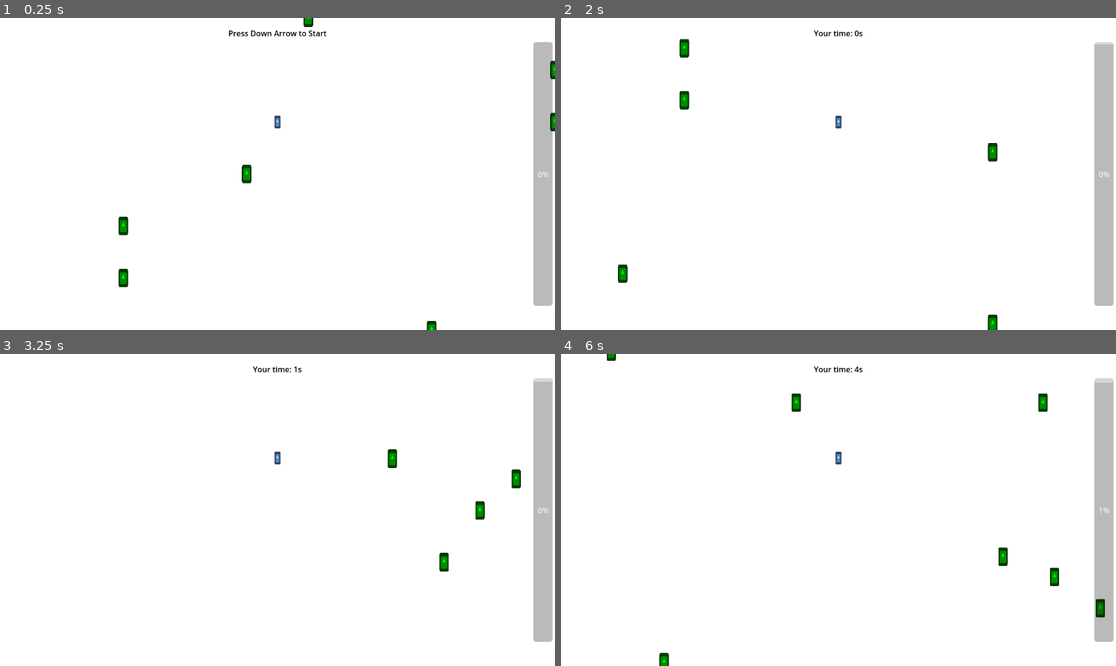
Above: before the commit, frames 1-4 (two rows, left to right).
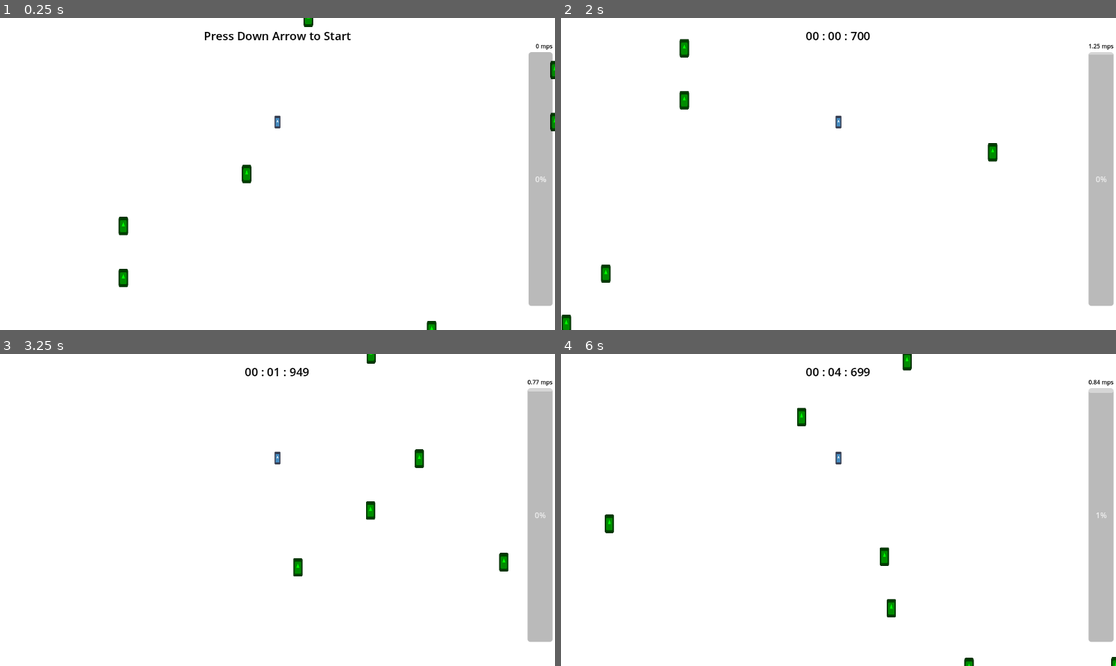
Above: after the commit, the same moments.

Repository: GianiStatie/apuseni-cup
Game: Godot game, scene res://main.tscn
Two runs of this game, one before a commit and one after it. Both use one fixed random seed, a clock stepped at 60 frames per second and the inputs below. The engine's default icon, where the game draws it, is replaced by a stand-in: a white triangle on a blue panel in a dark square.
Inputs:
- Up to frame 1 (0.25 s): no input
- Up to frame 2 (2 s): tap Enter at 0.5 s; hold Right (ui_right) 0.53-1.28 s; tap Space at 1.25 s; hold Down (ui_down) from 1.28 s (still down)
- Up to frame 3 (3.25 s): release Down (ui_down) at 2.03 s; hold Right (ui_right) 2.03-2.78 s; hold Up (ui_up) from 2.78 s (still down)
- Up to frame 4 (6 s): release Up (ui_up) at 3.53 s; hold Left (ui_left) 3.53-5.03 s; hold Down (ui_down) 5.03-5.78 s; hold Right (ui_right) from 5.78 s (still down)

The runs differ from the first frame. In frame 1, 1.3% of the frame differs, in the area x 36-100%, y 4-93%; in frame 2, 1.7%; in frame 3, 2.2%; in frame 4, 2.5%, in the area x 7-100%, y 0-100%.

Commit message:
Added core game mechanics

Diff:
--- /dev/null
+++ b/Timer.gd
@@ -0,0 +1,18 @@
+extends Label
+
+var time = 0
+
+
+func _process(delta):
+	if GameState.game_paused:
+		return
+
+	time += delta
+	var mils = fmod(time, 1) * 1000
+	var secs = fmod(time, 60)
+	var mins = fmod(time, 60*60) / 60
+
+	var time_passed = "%02d : %02d : %03d" % [mins, secs, mils]
+	text = time_passed
+
+	GameState.total_time = time
--- a/main.gd
+++ b/main.gd
@@ -1,25 +1,33 @@
 extends Node2D
 
 @onready var progress_bar = %ProgressBar
-@onready var time_label = %Time
-@onready var timer = $Timer
+@onready var speed_label = %SpeedLabel
+@onready var end_screen = %EndScreen
+@onready var max_distance = progress_bar.max_value
 
 var distance = 0
-var emplased_time = 0
-
+var max_player_speed = 0
 
 func _process(_delta):
 	if GameState.game_paused:
 		return
 
+	var player_speed = GameState.move_speed_y / 1000.0 * 2
+	max_player_speed = max(max_player_speed, player_speed)
+	speed_label.text = "%.2f mps"%player_speed
+
 	distance += GameState.move_speed_y / 1e4
 	progress_bar.value = distance
 
-func _on_player_started_game():
-	time_label.text = "Your time: %ss"%(emplased_time)
-	timer.start()
+	if distance == max_distance:
+		_on_player_player_hit_obstacle()
 
-func _on_timer_timeout():
-	emplased_time += 1
-	time_label.text = "Your time: %ss"%(emplased_time)
-	timer.start()
+func _on_player_player_hit_obstacle():
+	GameState.completion = (distance / max_distance) * 100
+	GameState.max_player_speed = max_player_speed
+	GameState.total_distance = distance
+
+	GameState.game_paused = true
+	GameState.game_over = true
+
+	end_screen._on_game_over()
--- a/main.tscn
+++ b/main.tscn
@@ -1,8 +1,10 @@
-[gd_scene load_steps=4 format=3 uid="uid://dv2oa7jeduxmj"]
+[gd_scene load_steps=6 format=3 uid="uid://dv2oa7jeduxmj"]
 
 [ext_resource type="Script" path="res://src/Spawner.gd" id="1_7x8jn"]
 [ext_resource type="Script" path="res://main.gd" id="1_bjy5c"]
 [ext_resource type="PackedScene" uid="uid://81xjq4l4ksk6" path="res://src/player/player.tscn" id="2_jupeb"]
+[ext_resource type="Script" path="res://Timer.gd" id="4_cbk4s"]
+[ext_resource type="PackedScene" uid="uid://bkua7eblr7mjy" path="res://src/ui/end_screen.tscn" id="5_e0xiv"]
 
 [node name="Node2D" type="Node2D"]
 script = ExtResource("1_bjy5c")
@@ -25,6 +27,21 @@
 
 [node name="UI" type="CanvasLayer" parent="."]
 
+[node name="MarginContainer2" type="MarginContainer" parent="UI"]
+offset_left = 423.0
+offset_right = 728.0
+offset_bottom = 54.0
+theme_override_constants/margin_top = 20
+
+[node name="Time" type="Label" parent="UI/MarginContainer2"]
+unique_name_in_owner = true
+layout_mode = 2
+theme_override_colors/font_color = Color(0, 0, 0, 1)
+theme_override_font_sizes/font_size = 24
+text = "Press Down Arrow to Start"
+horizontal_alignment = 1
+script = ExtResource("4_cbk4s")
+
 [node name="MarginContainer" type="MarginContainer" parent="UI"]
 custom_minimum_size = Vector2(50, 0)
 anchors_preset = 11
@@ -39,35 +56,28 @@
 theme_override_constants/margin_right = 5
 theme_override_constants/margin_bottom = 50
 
-[node name="ProgressBar" type="ProgressBar" parent="UI/MarginContainer"]
+[node name="VBoxContainer" type="VBoxContainer" parent="UI/MarginContainer"]
+layout_mode = 2
+alignment = 1
+
+[node name="SpeedLabel" type="Label" parent="UI/MarginContainer/VBoxContainer"]
 unique_name_in_owner = true
-custom_minimum_size = Vector2(10, 0)
+modulate = Color(0, 0, 0, 1)
 layout_mode = 2
-size_flags_vertical = 1
+theme_override_font_sizes/font_size = 12
+text = "0 mps"
+horizontal_alignment = 2
+
+[node name="ProgressBar" type="ProgressBar" parent="UI/MarginContainer/VBoxContainer"]
+unique_name_in_owner = true
+custom_minimum_size = Vector2(50, 0)
+layout_mode = 2
+size_flags_vertical = 3
 max_value = 1000.0
 fill_mode = 2
 
-[node name="CenterContainer" type="CenterContainer" parent="UI"]
-anchors_preset = 10
-anchor_right = 1.0
-grow_horizontal = 2
+[node name="EndScreen" parent="UI" instance=ExtResource("5_e0xiv")]
+unique_name_in_owner = true
+visible = false
 
-[node name="MarginContainer" type="MarginContainer" parent="UI/CenterContainer"]
-layout_mode = 2
-theme_override_constants/margin_top = 20
-
-[node name="VBoxContainer" type="VBoxContainer" parent="UI/CenterContainer/MarginContainer"]
-layout_mode = 2
-
-[node name="Time" type="Label" parent="UI/CenterContainer/MarginContainer/VBoxContainer"]
-unique_name_in_owner = true
-layout_mode = 2
-theme_override_colors/font_color = Color(0, 0, 0, 1)
-text = "Press Down Arrow to Start"
-horizontal_alignment = 1
-
-[node name="Timer" type="Timer" parent="."]
-one_shot = true
-
-[connection signal="started_game" from="Player" to="." method="_on_player_started_game"]
-[connection signal="timeout" from="Timer" to="." method="_on_timer_timeout"]
+[connection signal="player_hit_obstacle" from="Player" to="." method="_on_player_player_hit_obstacle"]
--- a/project.godot
+++ b/project.godot
@@ -19,3 +19,8 @@
 
 GameState="*res://src/autoloads/GameState.gd"
 Constants="*res://src/autoloads/Constants.gd"
+
+[layer_names]
+
+2d_physics/layer_1="Player"
+2d_physics/layer_2="Obstacle"
--- a/src/Spawner.gd
+++ b/src/Spawner.gd
@@ -3,11 +3,11 @@
 const TreeScene = preload("res://src/spawnables/tree.tscn")
 
 var max_trees_per_row = 2
+var object_spawn_x_variation = 0
 
 func _ready():
-	# TODO consider recording inputs and letting players compete with other players after-image
+	# TODO consider recording inputs and letting players compete with after-image
 	#seed(360)
-
 	for row_idx in range(Constants.max_rows_per_screen):
 		var trees_per_row = random_sample_from_range(1, max_trees_per_row, 1)[0]
 		var trees_columns = random_sample_from_range(0, Constants.max_cols_per_screen, trees_per_row)
@@ -16,8 +16,15 @@
 			var tree_position = Vector2(column_idx * GameState.x_shift, row_idx * GameState.y_shift)
 			_spawn_tree_at(tree_position)
 
+	object_spawn_x_variation = GameState.x_shift / 2
+
 func random_sample_from_range(from, to, ammount):
-	var arr = Array(range(from, to))
+	var arr = []
+	if from < 0:
+		for x in range(0, abs(from)):
+			arr.append(-x)
+		from = 0
+	arr += Array(range(from, to))
 	arr.shuffle()
 
 	var samples = []
@@ -30,10 +37,11 @@
 	var column_idx = random_sample_from_range(0, Constants.max_cols_per_screen, 1)[0]
 
 	var tree_position = Vector2(column_idx * GameState.x_shift, row_idx * GameState.y_shift)
+	var x_variation_amount = random_sample_from_range(-object_spawn_x_variation, object_spawn_x_variation, 1)[0]
+	tree_position += Vector2(x_variation_amount, 0)
 	_spawn_tree_at(tree_position)
 
 func _on_object_exited_screen_on_sides(direction):
-	# TODO: check cell is not occupied when spawning
 	var row_idx = random_sample_from_range(0, Constants.max_rows_per_screen, 1)[0]
 	var column_idx = 0 if direction == "right" else Constants.max_cols_per_screen - 1
 
--- a/src/autoloads/Constants.gd
+++ b/src/autoloads/Constants.gd
@@ -1,4 +1,6 @@
 extends Node
+
+var max_score = 10000
 
 var max_cols_per_screen = 10
 var max_rows_per_screen = 7
--- a/src/autoloads/GameState.gd
+++ b/src/autoloads/GameState.gd
@@ -6,7 +6,27 @@
 var move_speed_x = 0
 var move_speed_y = 420
 var game_paused = true
+var game_over = false
+
+var total_distance = 0
+var total_time = 0
+var completion = 0
+var max_player_speed = 0
 
 @onready var viewport_size = get_viewport().size
 @onready var x_shift = viewport_size.x / (Constants.max_cols_per_screen - 1)
 @onready var y_shift = viewport_size.y / (Constants.max_rows_per_screen - 1)
+
+func _on_reset_button_pressed():
+	reset_state()
+	get_tree().reload_current_scene()
+
+func reset_state():
+	total_distance = 0
+	total_time = 0
+	completion = 0
+	max_player_speed = 0
+
+	game_paused = true
+	game_over = false
+	move_speed_y = 420
--- a/src/player/Player.gd
+++ b/src/player/Player.gd
@@ -10,10 +10,13 @@
 var deceleration = 10
 var strife_perc = 0.5
 
-signal started_game
+signal player_hit_obstacle
 
 
 func _input(event):
+	if GameState.game_over:
+		return
+
 	if event.is_action_pressed("ui_down"):
 		should_accelearte = true
 	elif event.is_action_released("ui_down"):
@@ -34,7 +37,6 @@
 		strife_right = false
 
 	if GameState.game_paused and should_accelearte:
-		started_game.emit()
 		GameState.game_paused = false
 
 func _process(_delta):
@@ -48,3 +50,7 @@
 	else:
 		var srtife_speed = strife_perc * GameState.move_speed_y
 		GameState.move_speed_x = -srtife_speed if strife_left else srtife_speed
+
+func _on_area_entered(area):
+	GameState.move_speed_x = 0
+	player_hit_obstacle.emit()
--- a/src/player/player.tscn
+++ b/src/player/player.tscn
@@ -1,11 +1,21 @@
-[gd_scene load_steps=3 format=3 uid="uid://81xjq4l4ksk6"]
+[gd_scene load_steps=4 format=3 uid="uid://81xjq4l4ksk6"]
 
 [ext_resource type="Texture2D" uid="uid://cepfg2qsnk2vh" path="res://icon.svg" id="1_v3vif"]
 [ext_resource type="Script" path="res://src/player/Player.gd" id="2_k5ly4"]
 
+[sub_resource type="RectangleShape2D" id="RectangleShape2D_cu6np"]
+size = Vector2(12, 13)
+
 [node name="Player" type="Area2D"]
+collision_mask = 2
 script = ExtResource("2_k5ly4")
 
 [node name="Sprite2D" type="Sprite2D" parent="."]
 scale = Vector2(0.1, 0.2)
 texture = ExtResource("1_v3vif")
+
+[node name="CollisionShape2D" type="CollisionShape2D" parent="."]
+position = Vector2(0, 1)
+shape = SubResource("RectangleShape2D_cu6np")
+
+[connection signal="area_entered" from="." to="." method="_on_area_entered"]
--- a/src/spawnables/tree.tscn
+++ b/src/spawnables/tree.tscn
@@ -1,12 +1,20 @@
-[gd_scene load_steps=3 format=3 uid="uid://dwod4tkxd1soh"]
+[gd_scene load_steps=4 format=3 uid="uid://dwod4tkxd1soh"]
 
-[ext_resource type="Texture2D" uid="uid://cepfg2qsnk2vh" path="res://icon.svg" id="1_el71h"]
-[ext_resource type="Script" path="res://src/spawnables/Tree.gd" id="1_icfeb"]
+[ext_resource type="Script" path="res://src/spawnables/Tree.gd" id="1_8q0i7"]
+[ext_resource type="Texture2D" uid="uid://cepfg2qsnk2vh" path="res://icon.svg" id="2_wk1aw"]
+
+[sub_resource type="RectangleShape2D" id="RectangleShape2D_rf8ue"]
+size = Vector2(18, 32)
 
 [node name="Tree" type="Area2D"]
-script = ExtResource("1_icfeb")
+collision_layer = 2
+collision_mask = 0
+script = ExtResource("1_8q0i7")
 
 [node name="Tree" type="Sprite2D" parent="."]
 modulate = Color(0, 1, 0, 1)
 scale = Vector2(0.15, 0.3)
-texture = ExtResource("1_el71h")
+texture = ExtResource("2_wk1aw")
+
+[node name="CollisionShape2D" type="CollisionShape2D" parent="."]
+shape = SubResource("RectangleShape2D_rf8ue")
--- /dev/null
+++ b/src/ui/EndScreen.gd
@@ -0,0 +1,15 @@
+extends Panel
+
+
+func _on_game_over():
+	visible = true
+
+	var score = int(Constants.max_score * GameState.completion / 10 / GameState.total_time)
+	%ScoreLabel.text = str(score)
+
+	%DistanceLabel.text = "%0.2f"%GameState.total_distance
+	%TotalTimeLabel.text = "%0.2f"%GameState.total_time
+	%MaxSpeedLabel.text = "%0.2f"%GameState.max_player_speed
+
+func _on_button_button_down():
+	GameState._on_reset_button_pressed()
--- /dev/null
+++ b/src/ui/end_screen.tscn
@@ -0,0 +1,117 @@
+[gd_scene load_steps=2 format=3 uid="uid://bkua7eblr7mjy"]
+
+[ext_resource type="Script" path="res://src/ui/EndScreen.gd" id="1_vemph"]
+
+[node name="EndScreen" type="Panel"]
+custom_minimum_size = Vector2(350, 400)
+anchors_preset = 8
+anchor_left = 0.5
+anchor_top = 0.5
+anchor_right = 0.5
+anchor_bottom = 0.5
+offset_left = -20.0
+offset_top = -20.0
+offset_right = 20.0
+offset_bottom = 20.0
+grow_horizontal = 2
+grow_vertical = 2
+script = ExtResource("1_vemph")
+
+[node name="MarginContainer" type="MarginContainer" parent="."]
+layout_mode = 1
+anchors_preset = 14
+anchor_top = 0.5
+anchor_right = 1.0
+anchor_bottom = 0.5
+offset_top = -38.5
+offset_bottom = 38.5
+grow_horizontal = 2
+grow_vertical = 2
+theme_override_constants/margin_left = 20
+theme_override_constants/margin_right = 20
+
+[node name="VBoxContainer" type="VBoxContainer" parent="MarginContainer"]
+layout_mode = 2
+
+[node name="TitleContainer" type="MarginContainer" parent="MarginContainer/VBoxContainer"]
+layout_mode = 2
+theme_override_constants/margin_bottom = 25
+
+[node name="VBoxContainer" type="VBoxContainer" parent="MarginContainer/VBoxContainer/TitleContainer"]
+layout_mode = 2
+
+[node name="Label" type="Label" parent="MarginContainer/VBoxContainer/TitleContainer/VBoxContainer"]
+layout_mode = 2
+text = "- YOUR SCORE -"
+horizontal_alignment = 1
+
+[node name="ScoreLabel" type="Label" parent="MarginContainer/VBoxContainer/TitleContainer/VBoxContainer"]
+unique_name_in_owner = true
+layout_mode = 2
+theme_override_font_sizes/font_size = 28
+text = "000000"
+horizontal_alignment = 1
+
+[node name="TimeContainer" type="HBoxContainer" parent="MarginContainer/VBoxContainer"]
+layout_mode = 2
+
+[node name="Label" type="Label" parent="MarginContainer/VBoxContainer/TimeContainer"]
+layout_mode = 2
+size_flags_horizontal = 3
+text = "Total Time"
+vertical_alignment = 1
+
+[node name="TotalTimeLabel" type="Label" parent="MarginContainer/VBoxContainer/TimeContainer"]
+unique_name_in_owner = true
+layout_mode = 2
+size_flags_horizontal = 3
+text = "value"
+horizontal_alignment = 2
+vertical_alignment = 1
+
+[node name="DistanceContainer" type="HBoxContainer" parent="MarginContainer/VBoxContainer"]
+layout_mode = 2
+
+[node name="Label" type="Label" parent="MarginContainer/VBoxContainer/DistanceContainer"]
+layout_mode = 2
+size_flags_horizontal = 3
+text = "Distance
+"
+vertical_alignment = 1
+
+[node name="DistanceLabel" type="Label" parent="MarginContainer/VBoxContainer/DistanceContainer"]
+unique_name_in_owner = true
+layout_mode = 2
+size_flags_horizontal = 3
+text = "value"
+horizontal_alignment = 2
+vertical_alignment = 1
+
+[node name="SpeedContainer" type="HBoxContainer" parent="MarginContainer/VBoxContainer"]
+layout_mode = 2
+
+[node name="Label" type="Label" parent="MarginContainer/VBoxContainer/SpeedContainer"]
+layout_mode = 2
+size_flags_horizontal = 3
+text = "Maximum Speed"
+vertical_alignment = 1
+
+[node name="MaxSpeedLabel" type="Label" parent="MarginContainer/VBoxContainer/SpeedContainer"]
+unique_name_in_owner = true
+layout_mode = 2
+size_flags_horizontal = 3
+text = "value"
+horizontal_alignment = 2
+vertical_alignment = 1
+
+[node name="MarginContainer" type="MarginContainer" parent="MarginContainer/VBoxContainer"]
+layout_mode = 2
+theme_override_constants/margin_left = 80
+theme_override_constants/margin_top = 30
+theme_override_constants/margin_right = 80
+
+[node name="Button" type="Button" parent="MarginContainer/VBoxContainer/MarginContainer"]
+layout_mode = 2
+text = "I Can Do Better"
+
+[connection signal="button_down" from="MarginContainer/VBoxContainer/MarginContainer/Button" to="." method="_on_button_button_down"]
